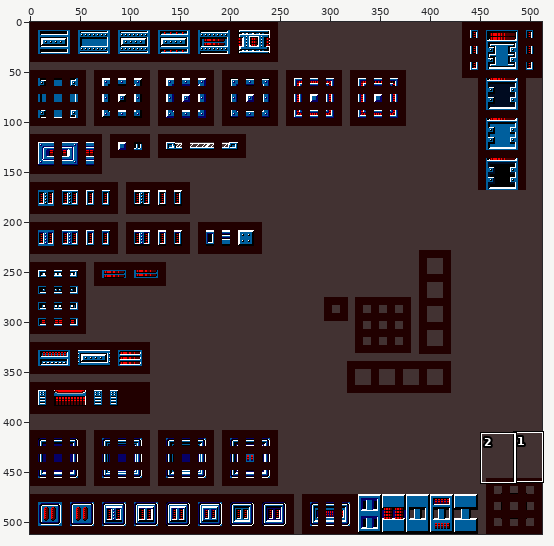
Sprite sheet: resources/spritesheets/tiles/final/blue/tiles_blue.png. The first picture is a wide view before the edit; the outline marks the close-up.
Close-up. As it was:
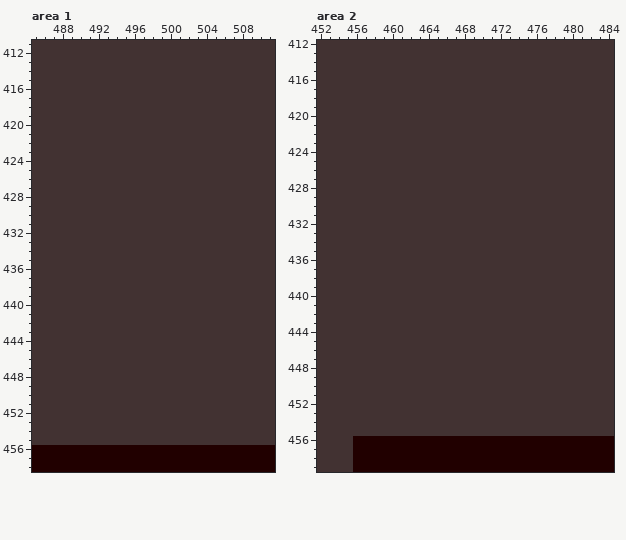
The file is 512x512 pixels. Shown: area 1: x 485..511, y 411..458; area 2: x 452..484, y 412..459. The commit also changed other parts of the picture, which this record leaves out.
The result:
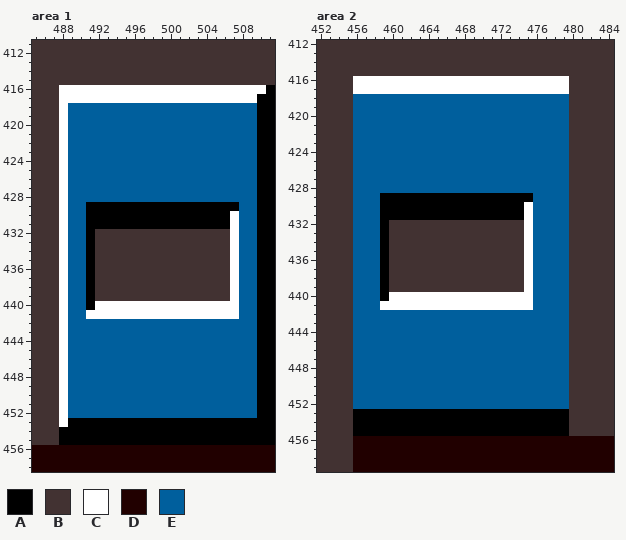
Palette (. is transparent): A #000000  B #423232  C #ffffff  D #210000  E #005f9d
The edit:
Changed rows in their new state; - is an unchanged pixel.
Area 1:
first column x 488:
416 CCCCCCCCCCCCCCCCCCCCCCCA
417 CCCCCCCCCCCCCCCCCCCCCCAA
418 CEEEEEEEEEEEEEEEEEEEEEAA
419 CEEEEEEEEEEEEEEEEEEEEEAA
420 CEEEEEEEEEEEEEEEEEEEEEAA
421 CEEEEEEEEEEEEEEEEEEEEEAA
422 CEEEEEEEEEEEEEEEEEEEEEAA
423 CEEEEEEEEEEEEEEEEEEEEEAA
424 CEEEEEEEEEEEEEEEEEEEEEAA
425 CEEEEEEEEEEEEEEEEEEEEEAA
426 CEEEEEEEEEEEEEEEEEEEEEAA
427 CEEEEEEEEEEEEEEEEEEEEEAA
428 CEEEEEEEEEEEEEEEEEEEEEAA
429 CEEAAAAAAAAAAAAAAAAAEEAA
430 CEEAAAAAAAAAAAAAAAACEEAA
431 CEEAAAAAAAAAAAAAAAACEEAA
432 CEEA---------------CEEAA
433 CEEA---------------CEEAA
434 CEEA---------------CEEAA
435 CEEA---------------CEEAA
436 CEEA---------------CEEAA
437 CEEA---------------CEEAA
438 CEEA---------------CEEAA
439 CEEA---------------CEEAA
440 CEEACCCCCCCCCCCCCCCCEEAA
441 CEECCCCCCCCCCCCCCCCCEEAA
442 CEEEEEEEEEEEEEEEEEEEEEAA
443 CEEEEEEEEEEEEEEEEEEEEEAA
444 CEEEEEEEEEEEEEEEEEEEEEAA
445 CEEEEEEEEEEEEEEEEEEEEEAA
446 CEEEEEEEEEEEEEEEEEEEEEAA
447 CEEEEEEEEEEEEEEEEEEEEEAA
448 CEEEEEEEEEEEEEEEEEEEEEAA
449 CEEEEEEEEEEEEEEEEEEEEEAA
450 CEEEEEEEEEEEEEEEEEEEEEAA
451 CEEEEEEEEEEEEEEEEEEEEEAA
452 CEEEEEEEEEEEEEEEEEEEEEAA
453 CAAAAAAAAAAAAAAAAAAAAAAA
454 AAAAAAAAAAAAAAAAAAAAAAAA
455 AAAAAAAAAAAAAAAAAAAAAAAA
Area 2:
first column x 456:
416 CCCCCCCCCCCCCCCCCCCCCCCC
417 CCCCCCCCCCCCCCCCCCCCCCCC
418 EEEEEEEEEEEEEEEEEEEEEEEE
419 EEEEEEEEEEEEEEEEEEEEEEEE
420 EEEEEEEEEEEEEEEEEEEEEEEE
421 EEEEEEEEEEEEEEEEEEEEEEEE
422 EEEEEEEEEEEEEEEEEEEEEEEE
423 EEEEEEEEEEEEEEEEEEEEEEEE
424 EEEEEEEEEEEEEEEEEEEEEEEE
425 EEEEEEEEEEEEEEEEEEEEEEEE
426 EEEEEEEEEEEEEEEEEEEEEEEE
427 EEEEEEEEEEEEEEEEEEEEEEEE
428 EEEEEEEEEEEEEEEEEEEEEEEE
429 EEEAAAAAAAAAAAAAAAAAEEEE
430 EEEAAAAAAAAAAAAAAAACEEEE
431 EEEAAAAAAAAAAAAAAAACEEEE
432 EEEA---------------CEEEE
433 EEEA---------------CEEEE
434 EEEA---------------CEEEE
435 EEEA---------------CEEEE
436 EEEA---------------CEEEE
437 EEEA---------------CEEEE
438 EEEA---------------CEEEE
439 EEEA---------------CEEEE
440 EEEACCCCCCCCCCCCCCCCEEEE
441 EEECCCCCCCCCCCCCCCCCEEEE
442 EEEEEEEEEEEEEEEEEEEEEEEE
443 EEEEEEEEEEEEEEEEEEEEEEEE
444 EEEEEEEEEEEEEEEEEEEEEEEE
445 EEEEEEEEEEEEEEEEEEEEEEEE
446 EEEEEEEEEEEEEEEEEEEEEEEE
447 EEEEEEEEEEEEEEEEEEEEEEEE
448 EEEEEEEEEEEEEEEEEEEEEEEE
449 EEEEEEEEEEEEEEEEEEEEEEEE
450 EEEEEEEEEEEEEEEEEEEEEEEE
451 EEEEEEEEEEEEEEEEEEEEEEEE
452 EEEEEEEEEEEEEEEEEEEEEEEE
453 AAAAAAAAAAAAAAAAAAAAAAAA
454 AAAAAAAAAAAAAAAAAAAAAAAA
455 AAAAAAAAAAAAAAAAAAAAAAAA
Pixel boxes of the changes (left, top, right, bottom) in both close-ups:
changed: (59, 85, 275, 445)
changed: (353, 76, 569, 436)
